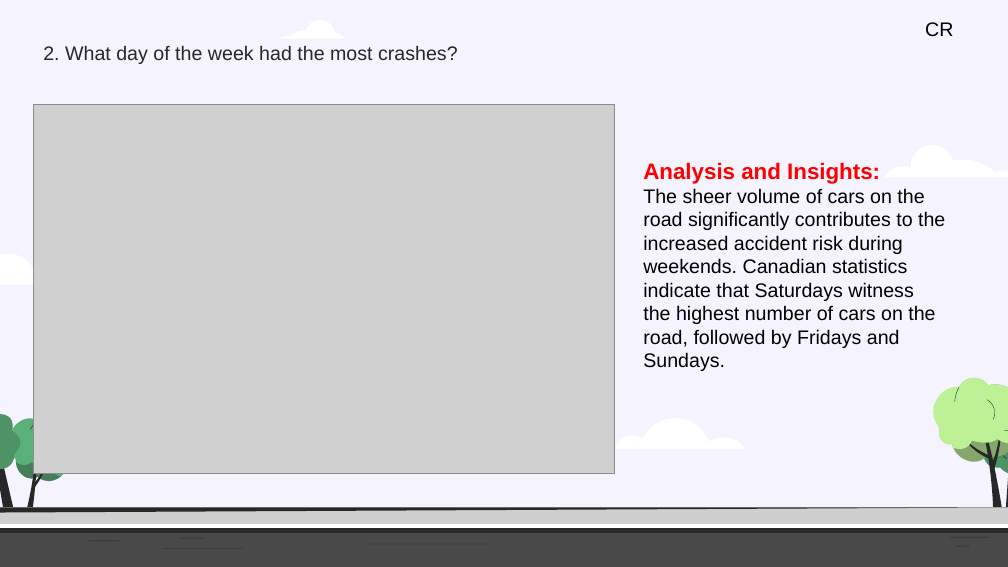
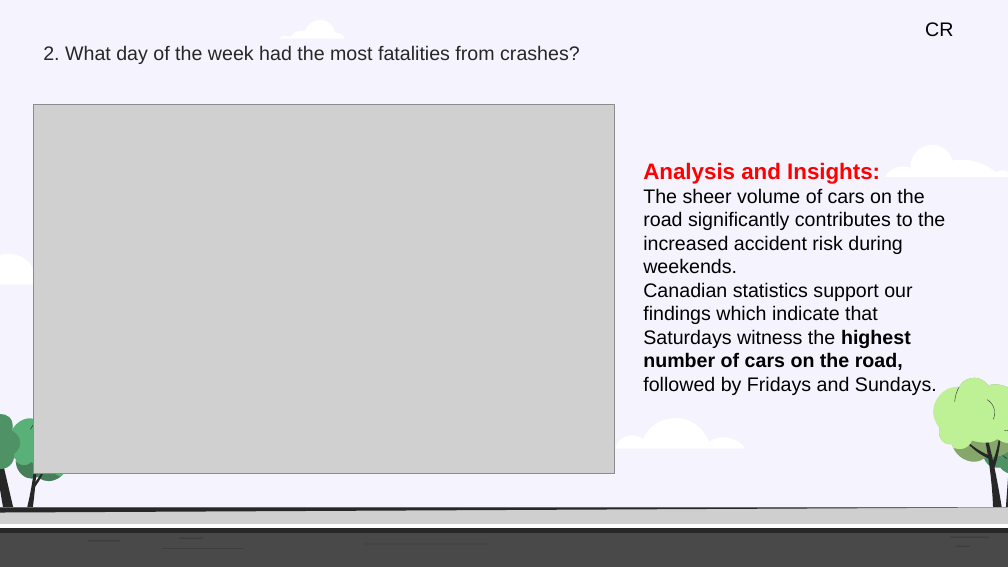
Before and after one commit to Kapedes/project-1-group-2, a slide deck: slide 5 of Insights and analysis of Crash Statistics in Australia.pptx (slide 6 before the commit). Drawn at 1008x567 pixels with LibreOffice and Linux fonts; fonts in the diff are those of the drawing; grey boxes stand for pictures. Boxes give left, top, right and bottom in pixels: in the first picture for what was removed or moved away, otherwise in the second. Text is boxed around its words. In the diff, an @@ line names an element or a change of style, - is before the commit and + after.

```diff
--- a/Insights and analysis of Crash Statistics in Australia.pptx
+++ b/Insights and analysis of Crash Statistics in Australia.pptx
@@ subtitle at (x1=43, y1=45, x2=580, y2=64): text changed @@
-2. What day of the week had the most crashes?
+2. What day of the week had the most fatalities from crashes?
@@ text at (x1=643, y1=188, x2=945, y2=395): text changed @@
-The sheer volume of cars on the road significantly contributes to the increased accident risk during weekends. Canadian statistics indicate that Saturdays witness the highest number of cars on the road, followed by Fridays and Sundays.
+The sheer volume of cars on the road significantly contributes to the increased accident risk during weekends.
+Canadian statistics support our findings which indicate that Saturdays witness the highest number of cars on the road, followed by Fridays and Sundays.
```
Also in this commit, not shown: 8 other slides changed, 1 slide added, 5 other files.
